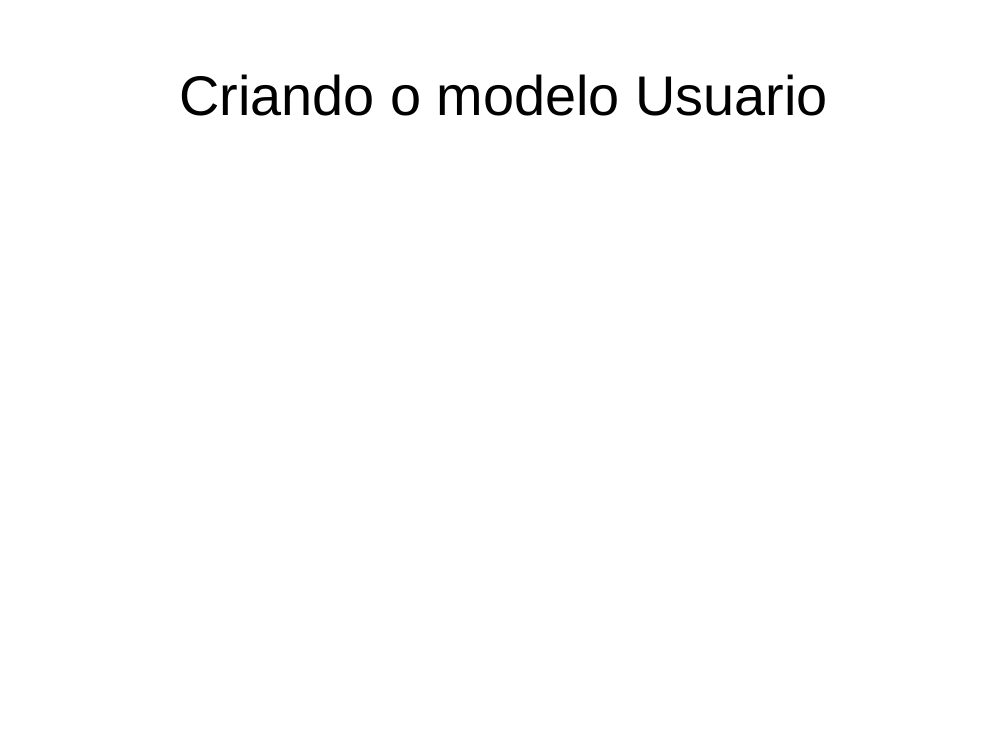
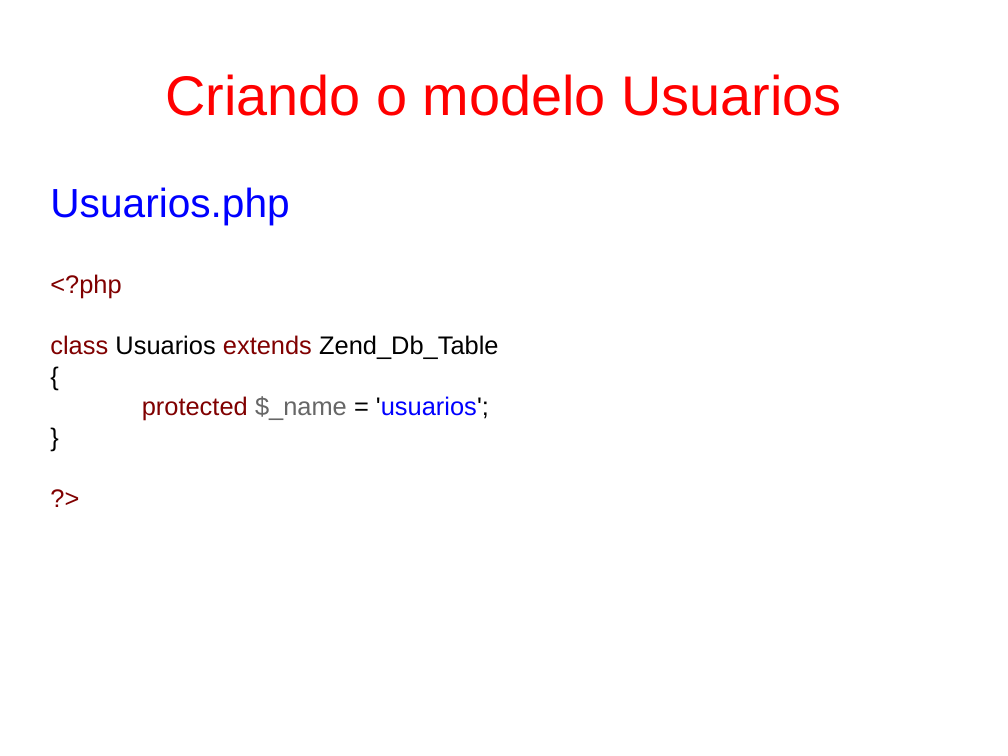
Before and after one commit to fgsl/lojasacme, a slide deck: slide 23 of docs/tutorial.odp. Drawn at 1008x756 pixels with LibreOffice and Linux fonts; fonts in the diff are those of the drawing. Boxes give left, top, right and bottom in pixels: in the first picture for what was removed or moved away, otherwise in the second. Text is boxed around its words. In the diff, an @@ line names an element or a change of style, - is before the commit and + after.

```diff
--- a/docs/tutorial.odp
+++ b/docs/tutorial.odp
@@ title at [165, 74, 841, 116]: text changed; text colour #000000 to #FF0000 @@
-Criando o modelo Usuario
+Criando o modelo Usuarios
@@ subtitle added at [50, 187, 498, 421], 20 pt, text #800000 @@
+Usuarios.php
+<?php
+class Usuarios extends Zend_Db_Table
+{
+protected $_name = 'usuarios';
+}
+?>
```
Also in this commit, not shown: 24 other slides changed, 9 slides added, 7 slides removed, 1 other file.
